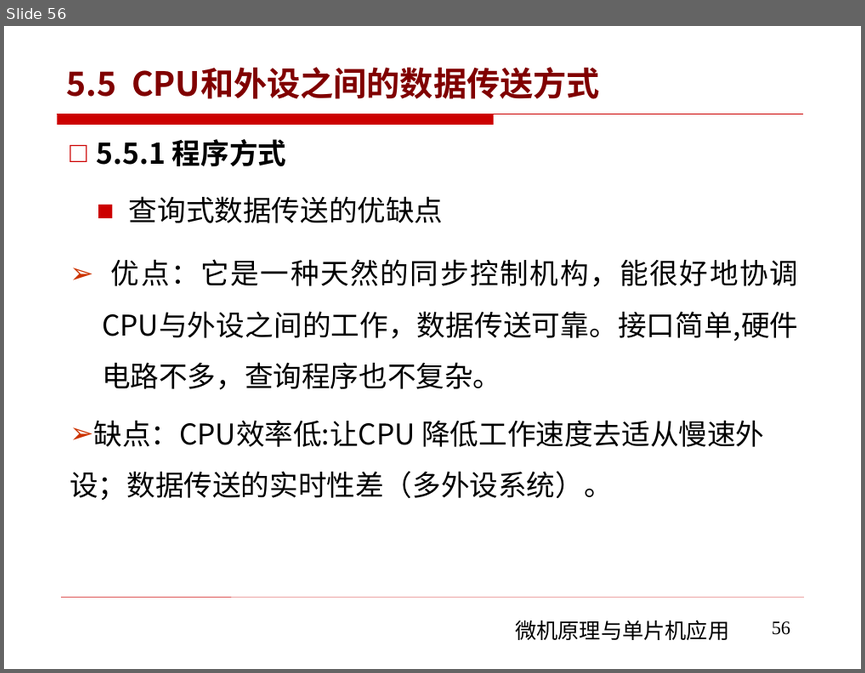
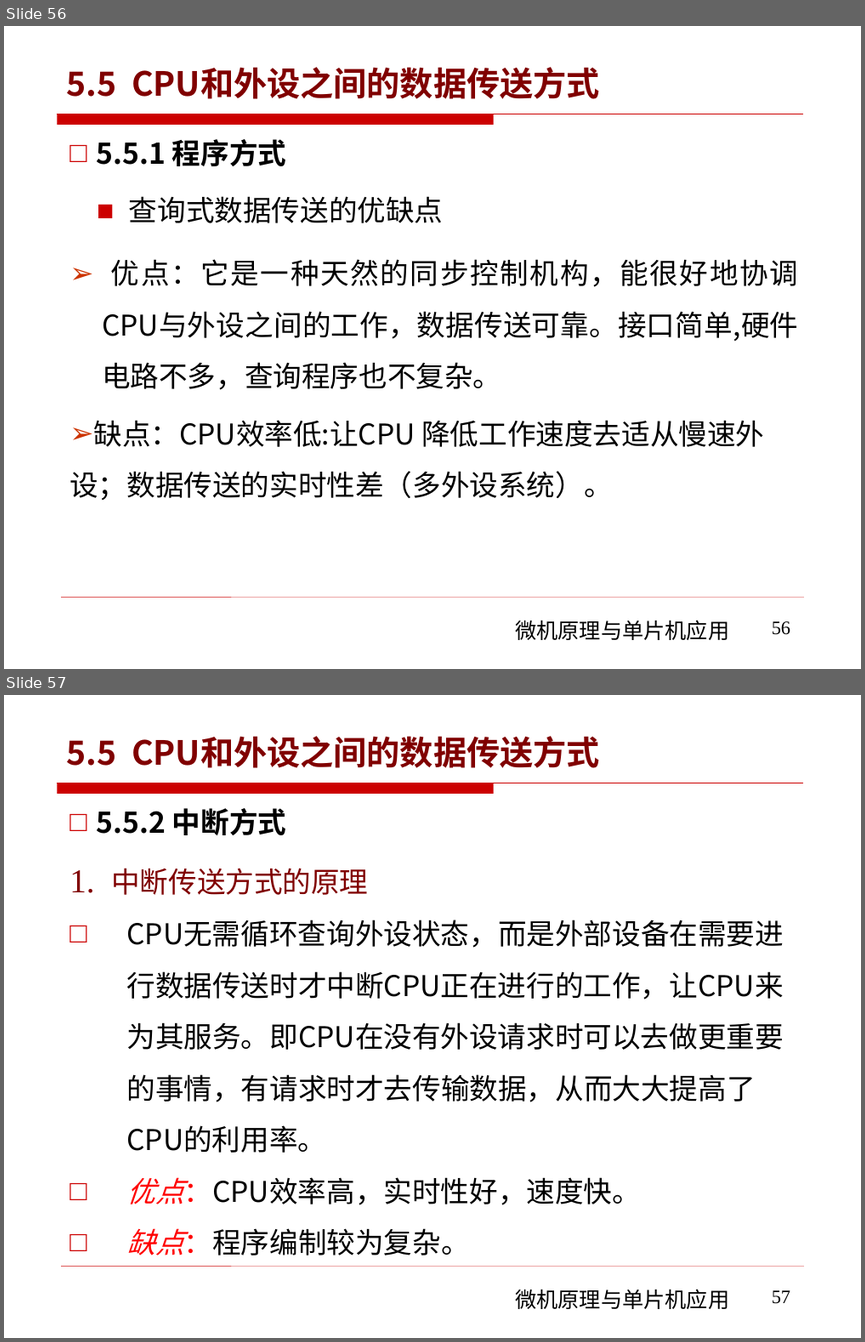
Before and after one commit to rshouc/Microcomputer, a slide deck: PPT/The Principle of Microcomputer/第五章 微机原理（微机和外设的数据传输) .pptx. Shown one above the other, each under a label of ours: slide 56 before the commit, slides 56 and 57 after it. The pictures are 865x673 and 865x1342 pixels, drawn with LibreOffice and Linux fonts; fonts in the diff are those of the drawing; background and template pictures are left out. Boxes give left, top, right and bottom in pixels: in the first picture for what was removed or moved away, otherwise in the second. Text is boxed around its words. In the diff, an @@ line names an element or a change of style, - is before the commit and + after.

```diff
--- a/PPT/The Principle of Microcomputer/第五章 微机原理（微机和外设的数据传输) .pptx
+++ b/PPT/The Principle of Microcomputer/第五章 微机原理（微机和外设的数据传输) .pptx
@@ slide 57 added at (4, 695, 861, 1338), background #FFFFFF; not listed: 3 template elements that a slide beside it also shows @@
@@ title added at (66, 736, 600, 768), 28 pt, text #800000, bold @@
+5.5 CPU和外设之间的数据传送方式
@@ text added at (69, 808, 783, 1255), 24 pt, text #000000 @@
+□ 5.5.2 中断方式
+1. 中断传送方式的原理
+□ CPU无需循环查询外设状态，而是外部设备在需要进行数据传送时才中断CPU正在进行的工作，让CPU来为其服务。即CPU在没有外设请求时可以去做更重要的事情，有请求时才去传输数据，从而大大提高了CPU的利用率。
+□ 优点：CPU效率高，实时性好，速度快。
+□ 缺点：程序编制较为复杂。
@@ page number added at (772, 1290, 790, 1304), 16 pt, text #000000 @@
+57
```
Also in this commit, not shown: 25 other slides added.
